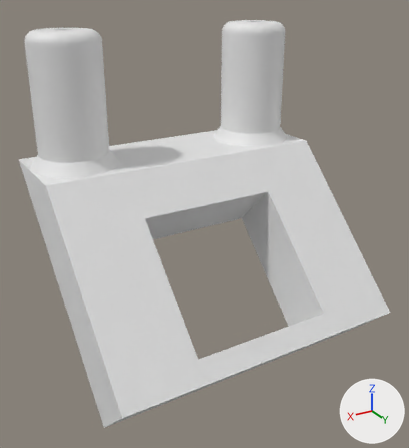
A saved change to the Blender file Blender/SensorHolder_finprb.blend.
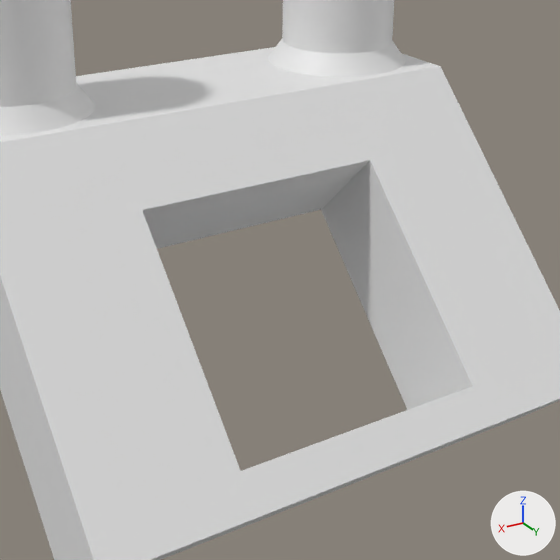
Each version appears first whole from a 50 mm camera at (29.7, 53.9, 35.2) aimed at (-2.5, 0.2, 8.4), and next in a close-up on the part from 17% to 91% of the width and 23% to 91% of the height. Every picture has the same lights, and +X, +Y and +Z are marked at lower right.

Names of what the first close-up shows: 'CleanBody2', 'Roof_Pin'.
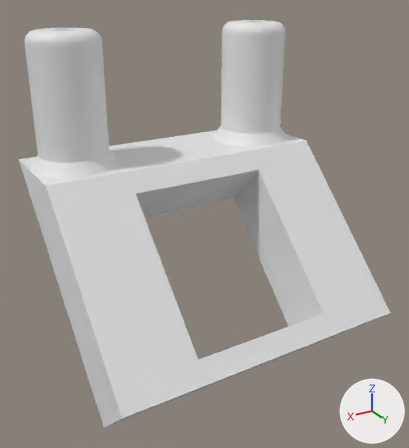
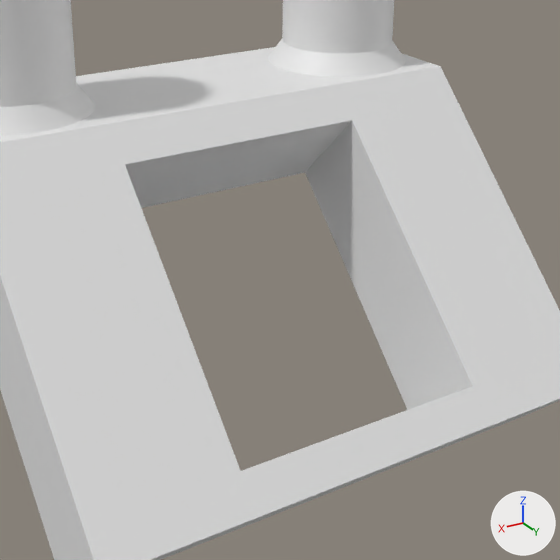
Where the change shows, as pixel boxes (x1, y1, x2, y2) in the close-ups (560 x 560 px; the box of a moved part takes in the faces that stretch with it):
'CleanBody2', reshaped
    both: (0, 47, 560, 560)
part 1 of me_cube_012, moved or reshaped
    before: (142, 160, 472, 410)
    after: (125, 120, 472, 410)

Edits to the bpy script that builds the scene:
```text
Change me_cube_012:
    where me_cube_012.from_pydata(...)  # 8 vertices, 6 faces; spans x -4.0..4.0, y -4.0..8.2, z -12.5..4.0
    used by ob_cube_002; location = (-3.269, -1.51, 3.353); rotation_euler = (0.785, 0.0, 0.0), in degrees (45, 0, 0); scale = (2.14, 1.0, 1.0)
    before: 1 (-4.0, -4.0, 4.0), 3 (-4.0, 8.2, 4.0), 5 (4.0, -4.0, 4.0), 7 (4.0, 8.2, 4.0)
    me_cube_012 part 1
    add for i in [1, 3, 5, 7]: me_cube_012.vertices[i].co += Vector((0.0, 0.9, 3.2))
```
